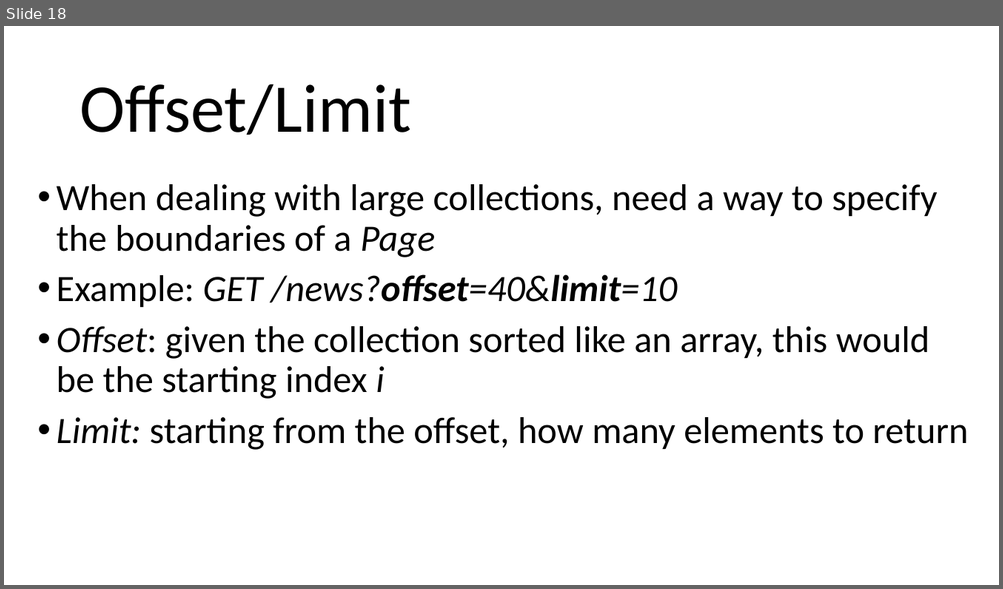
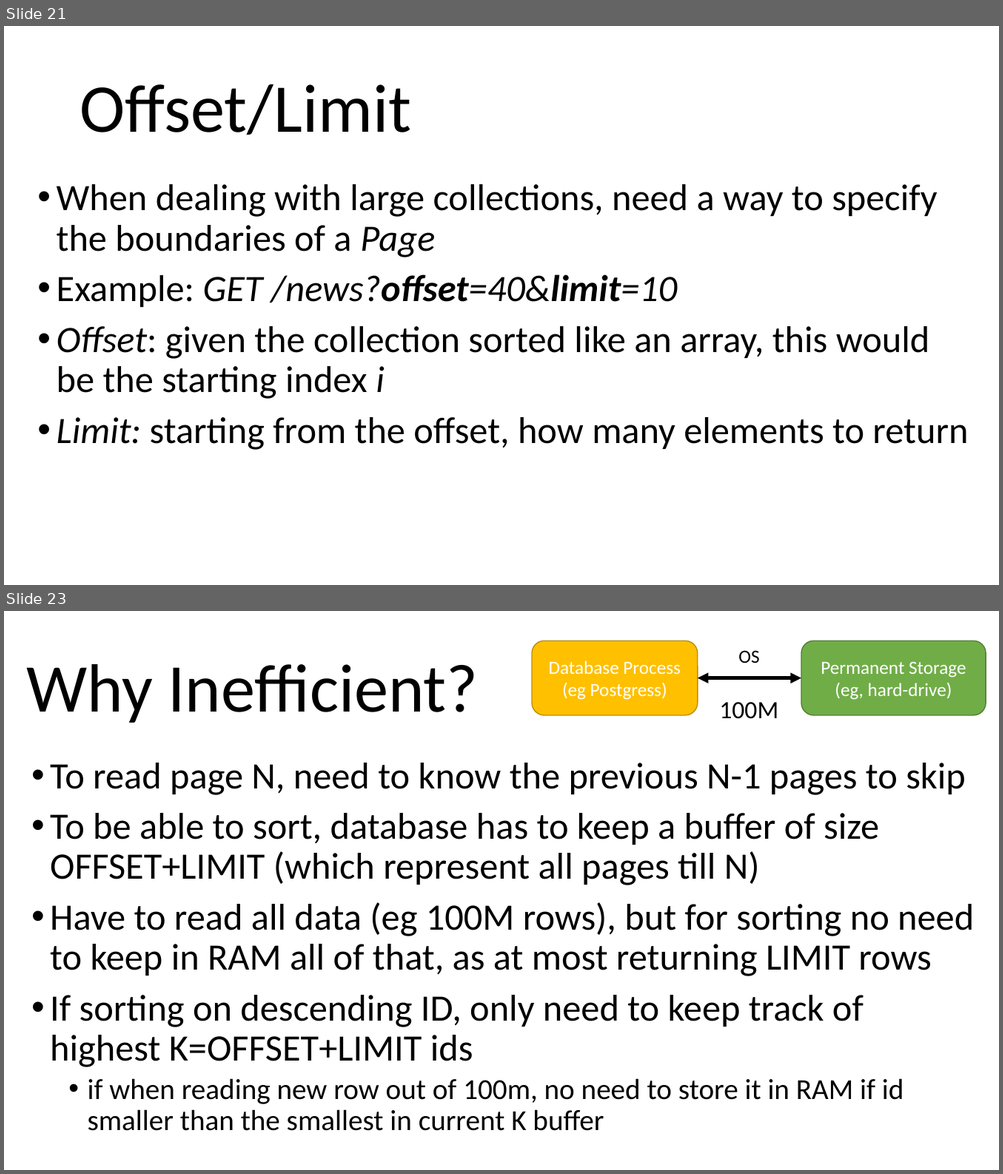
Before and after one commit to arcuri82/testing_security_development_enterprise_systems, a slide deck: doc/advanced/slides/lesson_04.pptx. Shown one above the other, each under a label of ours: slide 18 before the commit, slides 21 and 23 after it; the slides between them are not shown. The pictures are 1003x589 and 1003x1174 pixels, drawn with LibreOffice and Linux fonts; fonts in the diff are those of the drawing. Boxes give left, top, right and bottom in pixels: in the first picture for what was removed or moved away, otherwise in the second. Text is boxed around its words. In the diff, an @@ line names an element or a change of style, - is before the commit and + after.

```diff
--- a/doc/advanced/slides/lesson_04.pptx
+++ b/doc/advanced/slides/lesson_04.pptx
@@ slide 23 added at [4, 611, 999, 1170], background #FFFFFF @@
@@ rounded rectangle added at [532, 641, 697, 715], fill #FFC000, outline #BD8E00 1 pt, 18 pt, text #FFFFFF @@
+Database Process
+(eg Postgress)
@@ text added at [738, 650, 759, 663], 18 pt, text #000000 @@
+OS
@@ rounded rectangle added at [801, 641, 985, 715], fill #70AD47, outline #538035 1 pt, 18 pt, text #FFFFFF @@
+Permanent Storage
+(eg, hard-drive)
@@ title added at [26, 664, 478, 723], 66 pt, text #000000 @@
+Why Inefficient?
@@ double arrow added from (697, 678) to (801, 678), #000000 3.5 pt @@
@@ text added at [719, 702, 778, 719], 24 pt, text #000000 @@
+100M
@@ text added at [50, 763, 973, 1131], 36 pt, text #000000 @@
+• To read page N, need to know the previous N-1 pages to skip
+• To be able to sort, database has to keep a buffer of size OFFSET+LIMIT (which represent all pages till N)
+• Have to read all data (eg 100M rows), but for sorting no need to keep in RAM all of that, as at most returning LIMIT rows
+• If sorting on descending ID, only need to keep track of highest K=OFFSET+LIMIT ids
+  • if when reading new row out of 100m, no need to store it in RAM if id smaller than the smallest in current K buffer
@@ what was slide 18 is now slide 21 @@
```
Also in this commit, not shown: 2 slides changed, 9 other slides added.
